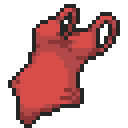
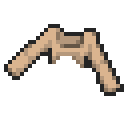
Revision of a layered 128px x 128px image; what changed, layer by layer:
showed group "Bolero" (1st of 2) (3 layers) over [4, 24, 124, 96]
hid group "Leotard" (1st of 2) (3 layers) over [8, 4, 120, 128]
